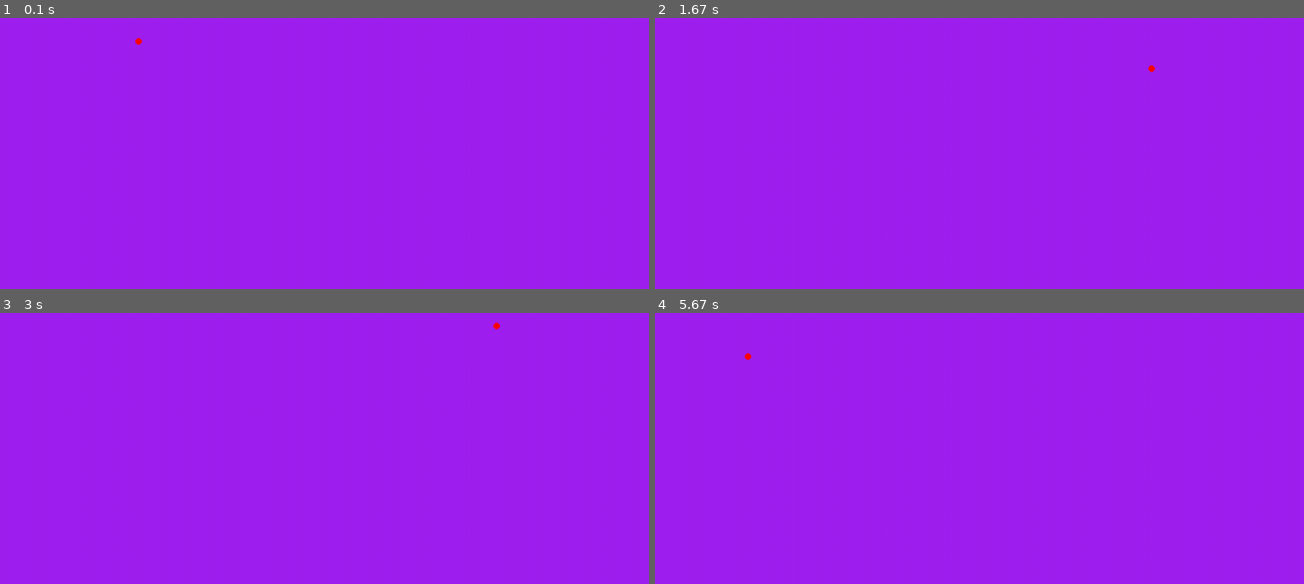
Above: before the commit, frames 1-4 (two rows, left to right).
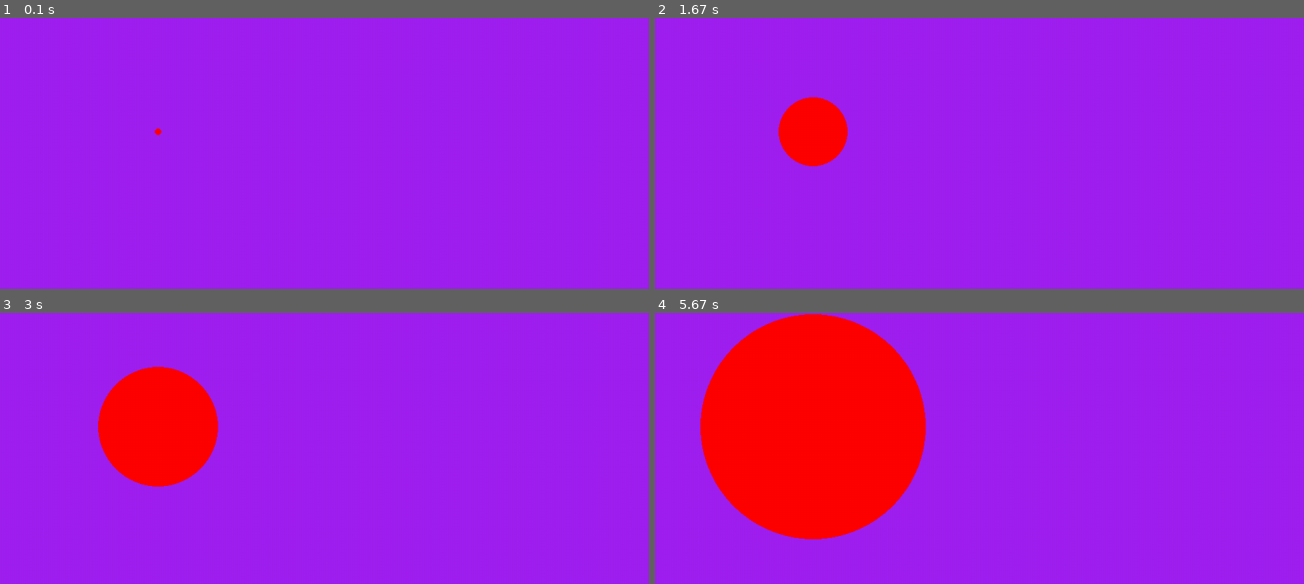
Above: after the commit, the same moments.

Repository: dk-ties/pyGame
Game: pygame game, started from pyPopAim/main.py
The game is run twice, just before and just after one commit, with the same random seed, the same clock (stepped at 60 frames per second) and the same inputs.
Inputs:
- Up to frame 1 (0.1 s): no input
- Up to frame 2 (1.67 s): no input
- Up to frame 3 (3 s): no input
- Up to frame 4 (5.67 s): no input

The runs differ from the first frame. In frame 1, less than 0.1% of the frame differs, in the area x 20-25%, y 7-44%; in frame 2, 2.2%; in frame 3, 6.5%; in frame 4, 23%, in the area x 6-42%, y 0-84%.

Commit message:
Getting a dot to grow, for each 5 gameTick

Diff:
--- a/pyPopAim/main.py
+++ b/pyPopAim/main.py
@@ -9,11 +9,23 @@
 screen = pygame.display.set_mode((WIDTH, HEIGHT))
 clock = pygame.time.Clock()
 running = True
+gamerounds = 0
+size = 5
+
+
+def randomCords():
+    timesRandom = random.randint(0, 100)
+    x_pos = 250  # random.randint(int(WIDTH / 100)) * timesRandom
+    y_pos = 255  # random.randint(int(HEIGHT / 100)) * timesRandom
 
 
 # Setting up the circle
-def circleCreation(x_pos, y_pos):
-    dot = pygame.draw.circle(screen, (255, 0, 0), (x_pos * 10, y_pos), 5)
+def circleCreation():
+    timesRandom = random.randint(0, 100)
+    x_pos = 250 * timesRandom  # random.randint(int(WIDTH / 100), int(HEIGHT / 100))
+    y_pos = 130 * timesRandom  # random.randint(int(WIDTH / 100), int(HEIGHT / 100))
+
+    dot = (pygame.draw.circle(screen, (255, 0, 0), (x_pos, y_pos), 5),)
     return dot
 
 
@@ -28,15 +40,23 @@
     screen.fill("purple")
 
     # RENDER YOUR GAME HERE
-    screenDot = []
-    if len(screenDot) < 5:
+    firsdot = (pygame.draw.circle(screen, (255, 0, 0), (250, 175), size),)
+    if gamerounds == 5:
+        size += 3
+    """ screenDot = 0
+    if screenDot < 5:
         x_pos = random.randint(int(WIDTH / 100), 100)
         y_pos = random.randint(int(WIDTH / 100), 100)
-        circleCreation(x_pos, y_pos)
-
+        circleCreation()
+        screenDot += 1
+ """
     # flip() the display to put your work on screen
     pygame.display.flip()
 
-    clock.tick(30)  # limits FPS to 60
+    clock.tick(60)  # limits FPS to 60
+
+    gamerounds += 1
+    if gamerounds > 5:
+        gamerounds = 0
 
 pygame.quit()
